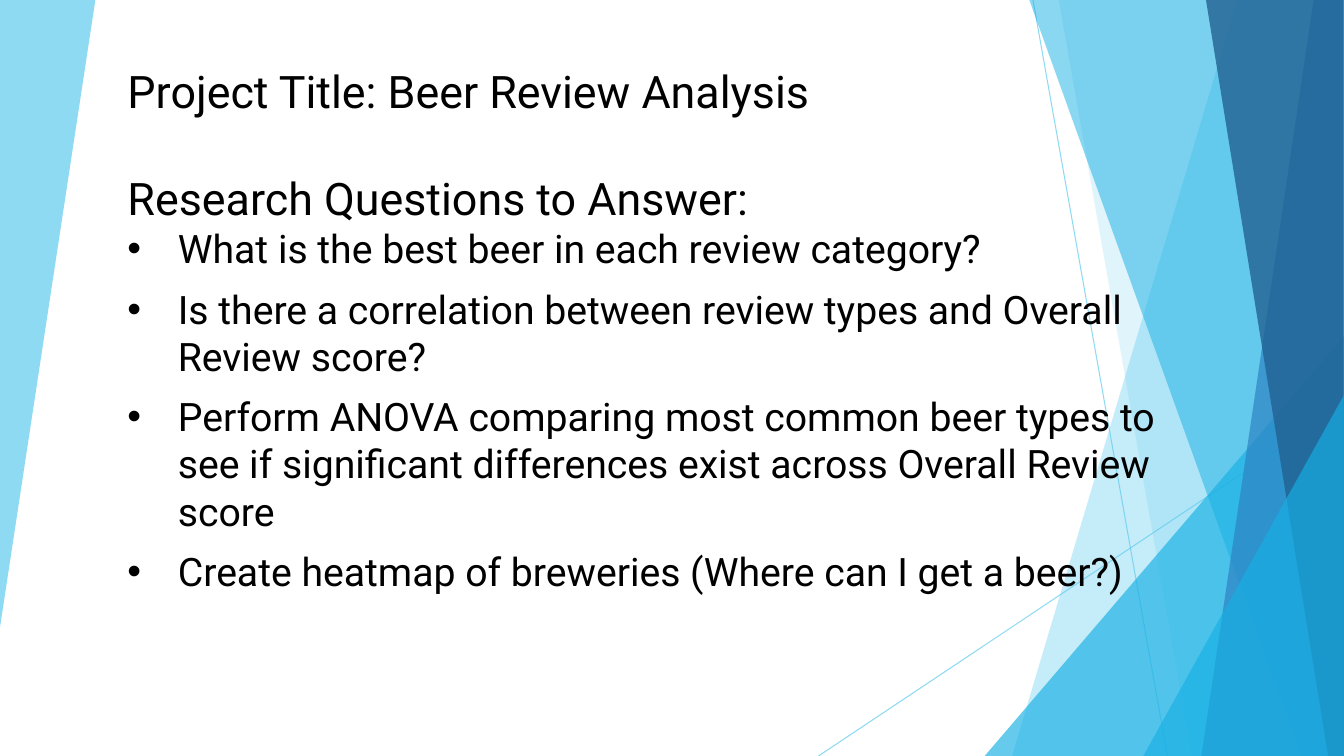
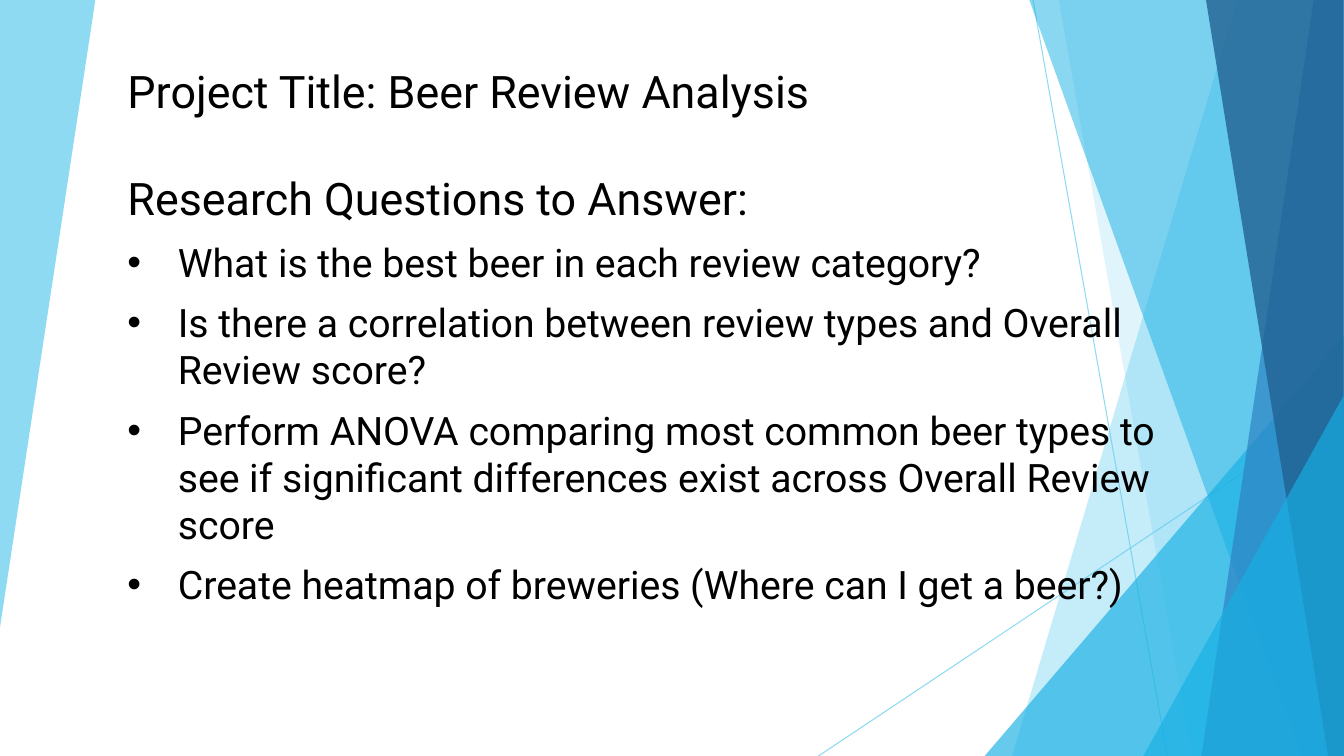
Before and after one commit to JordanSchafer/Beer-Review-Analysis, a slide deck: slide 3 of solution_1_steve/project_I_deck_WIP_v3.pptx. Drawn at 1344x756 pixels with LibreOffice and Linux fonts; fonts in the diff are those of the drawing. Boxes give left, top, right and bottom in pixels: in the first picture for what was removed or moved away, otherwise in the second. Text is boxed around its words. In the diff, an @@ line names an element or a change of style, - is before the commit and + after.

```diff
--- a/solution_1_steve/project_I_deck_WIP_v3.pptx
+++ b/solution_1_steve/project_I_deck_WIP_v3.pptx
@@ text "Project Title: Beer Review Analysis" rewrapped from (127,74,1155,596) to (127,74,1155,610) @@
```
Also in this commit, not shown: 11 other slides changed.
